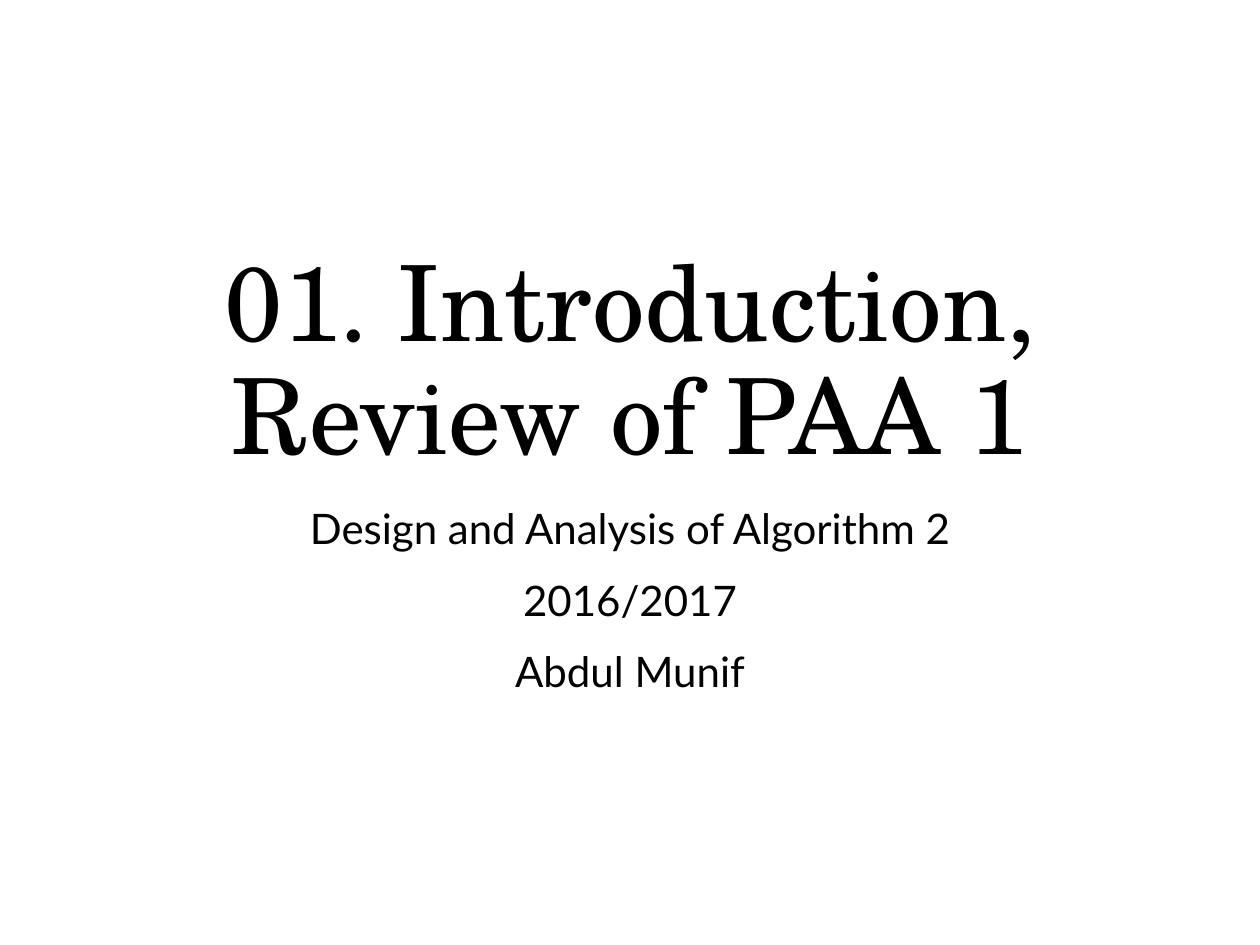
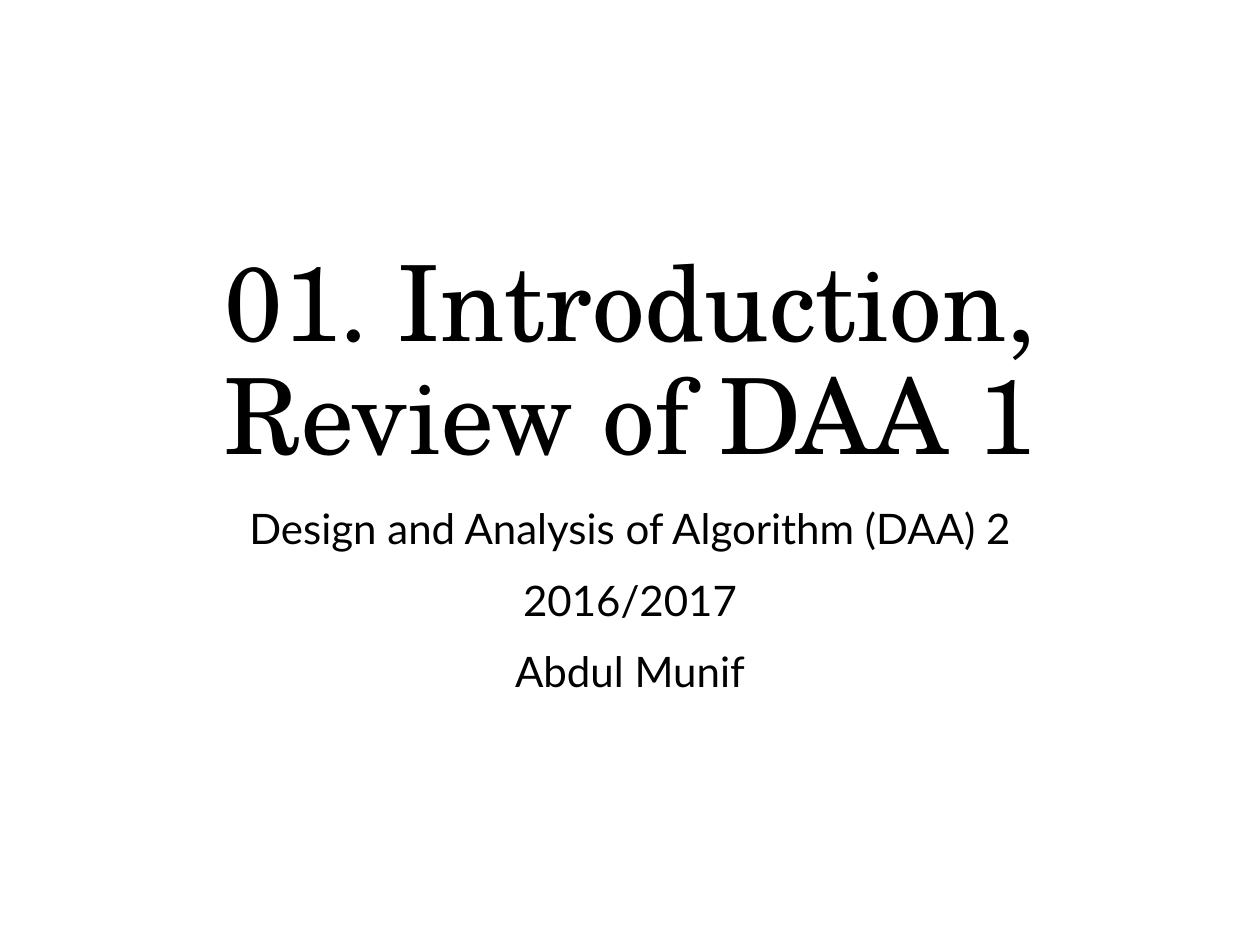
Before and after one commit to munif/paa-2, a slide deck: slide 1 of 161702/presentation/01 - Syllabus, Review of PAA 1/01. Syllabus, Review of PAA 1.pptx. Drawn at 1260x945 pixels with LibreOffice and Linux fonts; fonts in the diff are those of the drawing. Boxes give left, top, right and bottom in pixels: in the first picture for what was removed or moved away, otherwise in the second. Text is boxed around its words. In the diff, an @@ line names an element or a change of style, - is before the commit and + after.

```diff
--- a/161702/presentation/01 - Syllabus, Review of PAA 1/01. Syllabus, Review of PAA 1.pptx
+++ b/161702/presentation/01 - Syllabus, Review of PAA 1/01. Syllabus, Review of PAA 1.pptx
@@ title at [224,263,1036,456]: text changed @@
-01. Introduction, Review of PAA 1
+01. Introduction, Review of DAA 1
@@ subtitle at [249,511,1010,552]: text changed @@
-Design and Analysis of Algorithm 2
+Design and Analysis of Algorithm (DAA) 2
```
Also in this commit, not shown: 4 other slides changed, 27 slides added, 3 slides removed, 8 other files.
